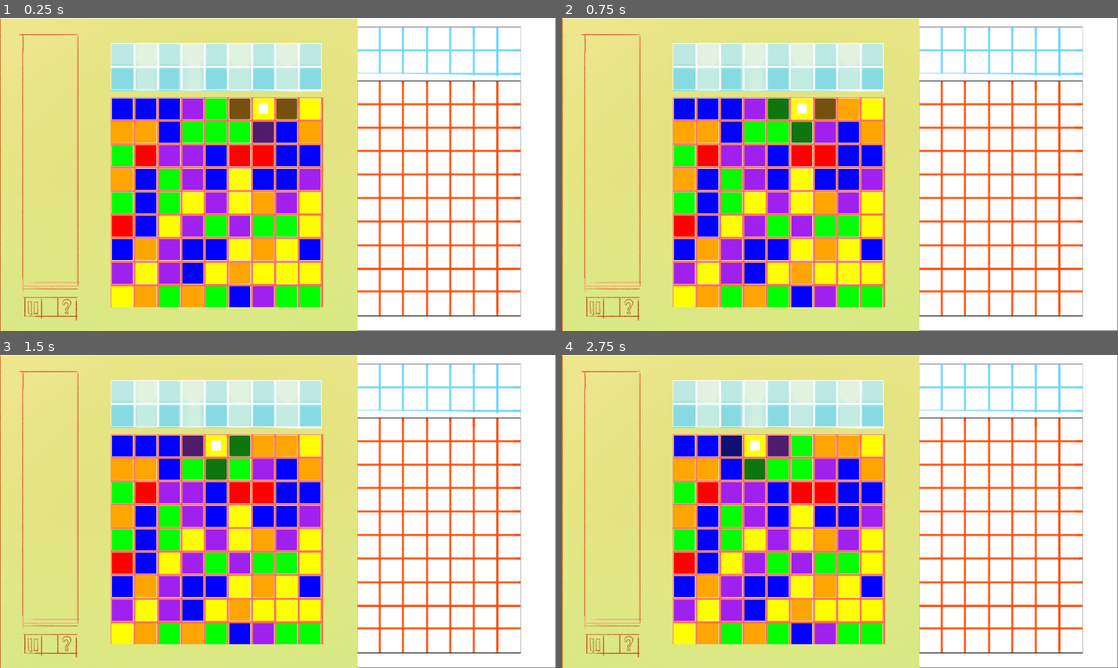
Above: before the commit, frames 1-4 (two rows, left to right).
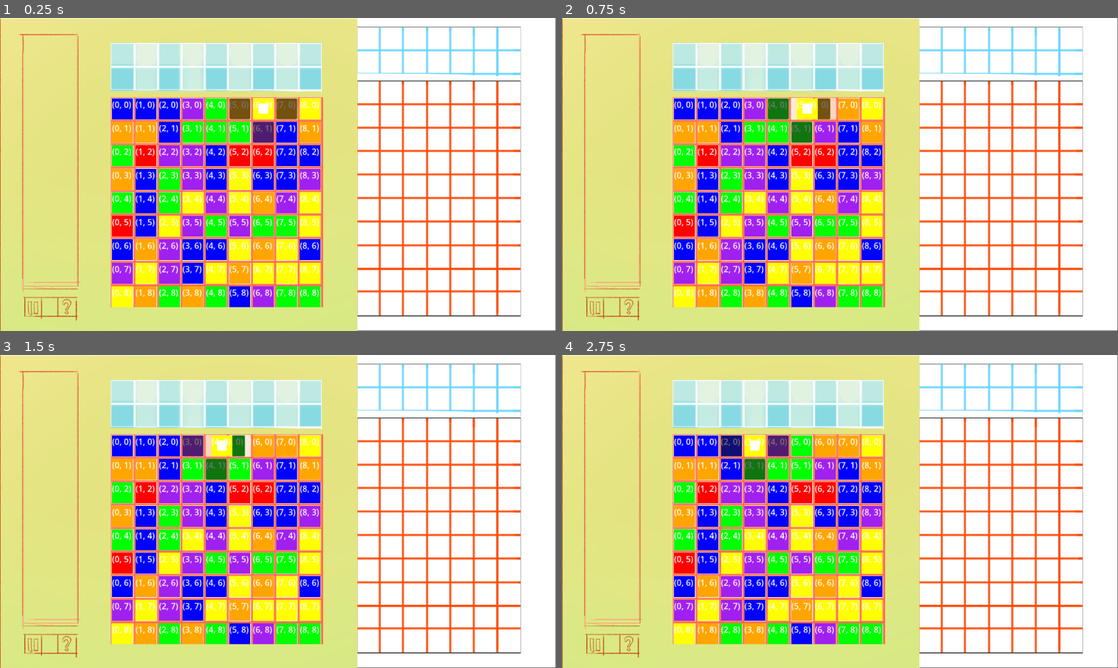
Above: after the commit, the same moments.

Repository: hulien22/gmtk2023
Game: Godot game, scene res://scenes/main.tscn
The game is run twice, just before and just after one commit, with the same random seed, the same clock (stepped at 60 frames per second) and the same inputs. The project has no main scene, so this scene is started directly.
Inputs (mouse positions are in pixels of both pictures, inside the frame that each line leads up to):
- Up to frame 1 (0.25 s): no input
- Up to frame 2 (0.75 s): click (801, 108) at 0.52 s
- Up to frame 3 (1.5 s): click (216, 445) at 1.27 s
- Up to frame 4 (2.75 s): click (756, 445) at 2.02 s

The runs differ from the first frame. In frame 1, 3.4% of the frame differs, in the area x 20-58%, y 26-90%; in frame 2, 3.6%; in frame 3, 3.6%, in the area x 20-58%, y 25-90%; in frame 4, 3.4%.

Commit message:
moving with tween

Diff:
--- a/scenes/Grid.gd
+++ b/scenes/Grid.gd
@@ -30,7 +30,7 @@
 		for l in length:
 			var new_tile = Tile.instantiate()
 			new_tile.posn = Vector2(l,h)
-			new_tile.position = new_tile.posn * tile_spread
+			new_tile.position = posn_from_grid(new_tile.posn)
 			new_tile.scale = Vector2(tile_size, tile_size)
 			var color = Global.get_random_color()
 			# TODO check that this doesn't form a match
@@ -42,6 +42,9 @@
 	var p_index = Global.rng.randi_range(0,height*length - 1)
 	player_posn = Vector2(p_index % height, p_index / length)
 	tiles[p_index / length][p_index % height].set_is_player(true)
+
+func posn_from_grid(grid:Vector2):
+	return grid * tile_spread
 
 func set_clickable_tiles():
 	for h in height:
@@ -58,10 +61,26 @@
 
 func swap_tiles(a:Vector2, b:Vector2):
 	print("swapping tiles ", a, b)
-	var temp_tile_a = Tile.instantiate()
-	temp_tile_a.copy_from(tiles[a.y][a.x])
-	tiles[a.y][a.x].copy_from(tiles[b.y][b.x])
-	tiles[b.y][b.x].copy_from(temp_tile_a)
+	print(tiles[a.y][a.x].position, tiles[b.y][b.x].position)
+#	var temp_tile_a = Tile.instantiate()
+#	temp_tile_a.copy_from(tiles[a.y][a.x])
+#	tiles[a.y][a.x].copy_from(tiles[b.y][b.x])
+#	tiles[b.y][b.x].copy_from(temp_tile_a)
+#	tiles[a.y][a.x].move(posn_from_grid(tiles[a.y][a.x].posn))
+#	tiles[b.y][b.x].move(posn_from_grid(tiles[b.y][b.x].posn))
+
+	var tile_a = tiles[a.y][a.x]
+	var tile_b = tiles[b.y][b.x]
+	tiles[a.y][a.x] = tile_b
+	tiles[b.y][b.x] = tile_a
+	tiles[a.y][a.x].posn = Vector2(a.x,a.y)
+	tiles[b.y][b.x].posn = Vector2(b.x,b.y)
+
+	tiles[a.y][a.x].move(posn_from_grid(Vector2(a.x,a.y)))
+	tiles[b.y][b.x].move(posn_from_grid(Vector2(b.x,b.y)))
+#	tiles[a.y][a.x].move(tile_b.position)
+#	tiles[b.y][b.x].move(tile_a_position)
+	print(tiles[a.y][a.x].position, tiles[b.y][b.x].position)
 
 func swap_player(swap_posn:Vector2):
 	disable_all_clickable_tiles()
--- a/scenes/Tile.gd
+++ b/scenes/Tile.gd
@@ -46,6 +46,12 @@
 func set_clickable(enable: bool):
 	#print(posn, enable)
 	$Button.visible = enable
+	$RichTextLabel.clear()
+	$RichTextLabel.add_text(str(posn))
 
 func _button_pressed():
 	Events.emit_signal("move_player_click", posn)
+
+func move(target):
+	var tween: Tween = create_tween()
+	tween.tween_property(self,"position",target, 0.3).set_trans(Tween.TRANS_BOUNCE).set_ease(Tween.EASE_OUT)
--- a/scenes/Tile.tscn
+++ b/scenes/Tile.tscn
@@ -18,6 +18,12 @@
 offset_right = 9.0
 offset_bottom = 9.0
 
+[node name="RichTextLabel" type="RichTextLabel" parent="."]
+offset_left = -20.0
+offset_top = -20.0
+offset_right = 20.0
+offset_bottom = 20.0
+
 [node name="Button" type="Button" parent="."]
 offset_left = -20.0
 offset_top = -20.0
